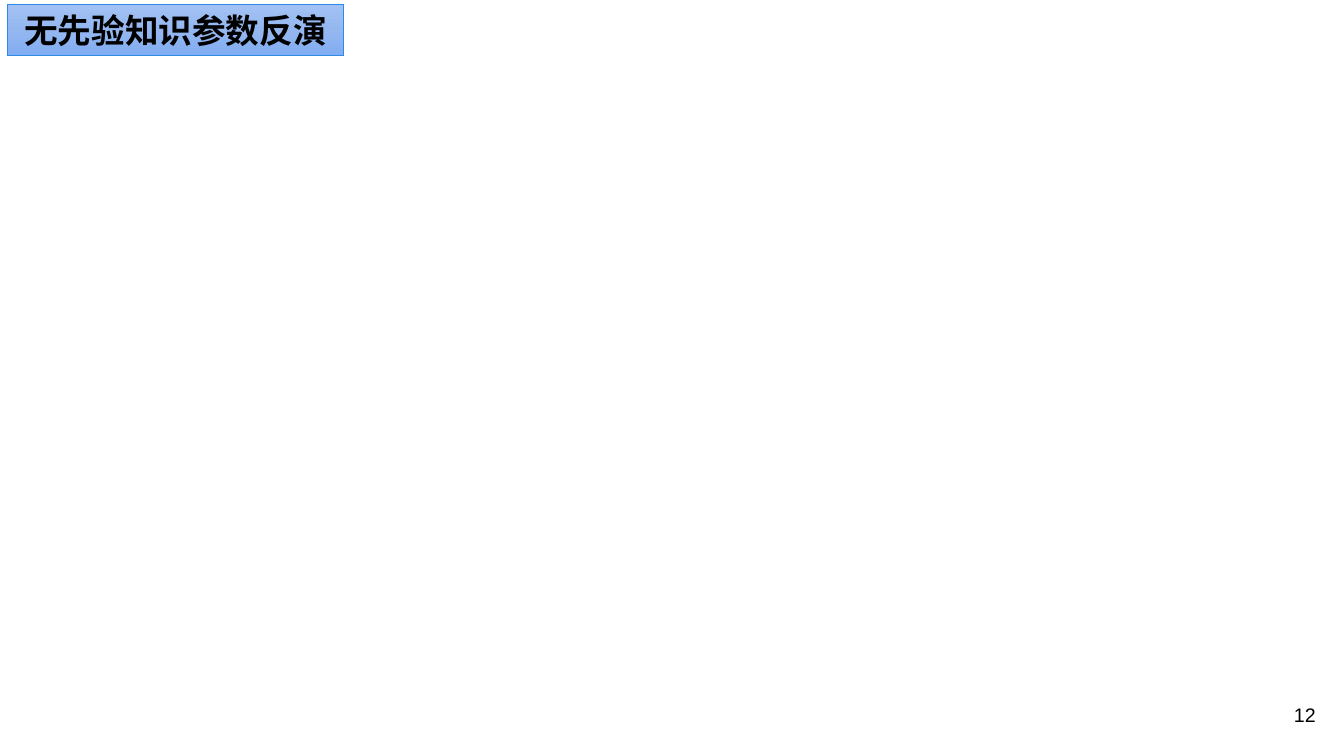
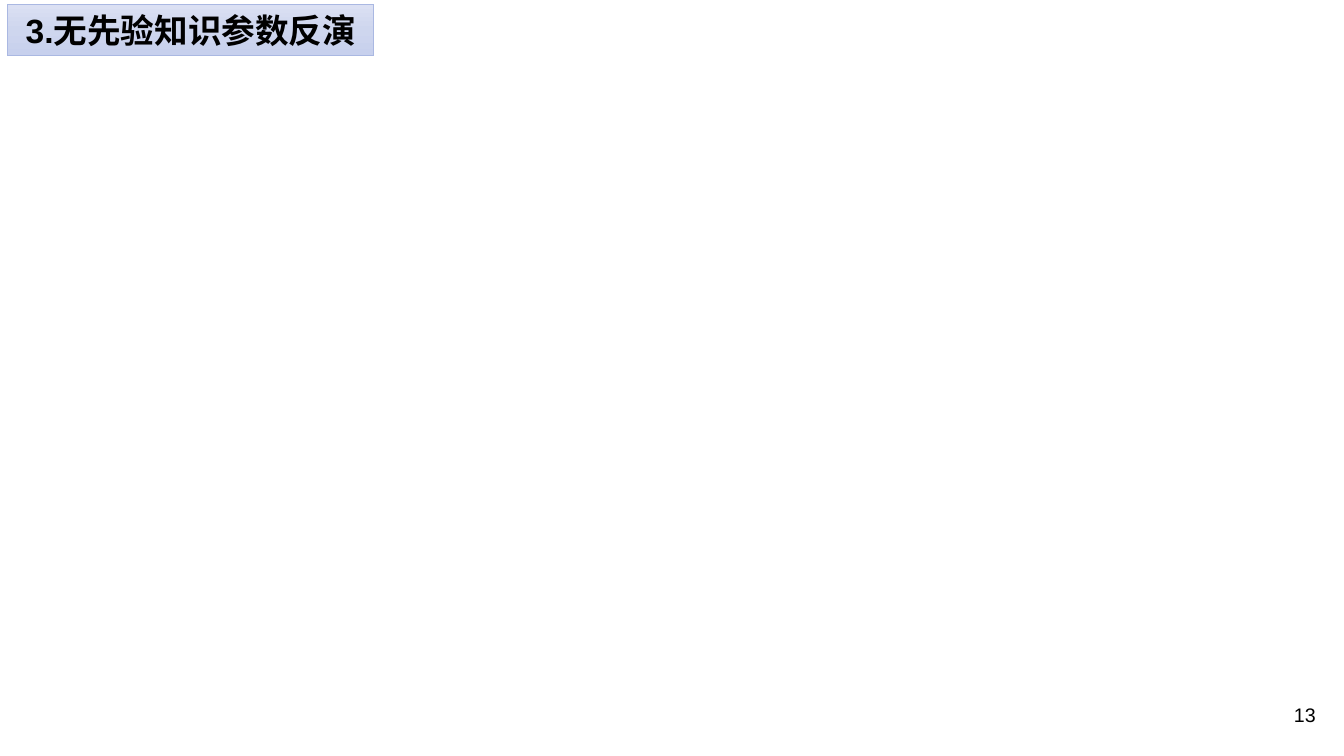
Before and after one commit to MouXuanKang/SoundFieldINN, a slide deck: slide 13 of Presentation.pptx (slide 12 before the commit). Drawn at 1344x756 pixels with LibreOffice and Linux fonts; fonts in the diff are those of the drawing; background and template pictures are left out. Boxes give left, top, right and bottom in pixels: in the first picture for what was removed or moved away, otherwise in the second. Text is boxed around its words. In the diff, an @@ line names an element or a change of style, - is before the commit and + after.

```diff
--- a/Presentation.pptx
+++ b/Presentation.pptx
@@ rectangle "3.无先验知识参数反演": place and size @@
-rectangle "3.无先验知识参数反演" at bbox=[8, 4, 344, 54]
+rectangle "3.无先验知识参数反演" at bbox=[8, 4, 374, 54]
@@ rectangle "3.无先验知识参数反演" at bbox=[8, 4, 374, 54]: fill gradient #A3C2F4 to #95B7F1 to #81ADF3 to gradient #DBE1F3 to #CED6EE to #C7D0ED; outline #2D8AE7 0.5 pt to #AAB8E2 0.5 pt @@
@@ text in rectangle at bbox=[26, 16, 356, 46]: text changed @@
-无先验知识参数反演
+3.无先验知识参数反演
@@ page number at bbox=[1294, 708, 1316, 723]: text changed @@
-12
+13
```
Also in this commit, not shown: 9 other slides changed, 1 slide added.
